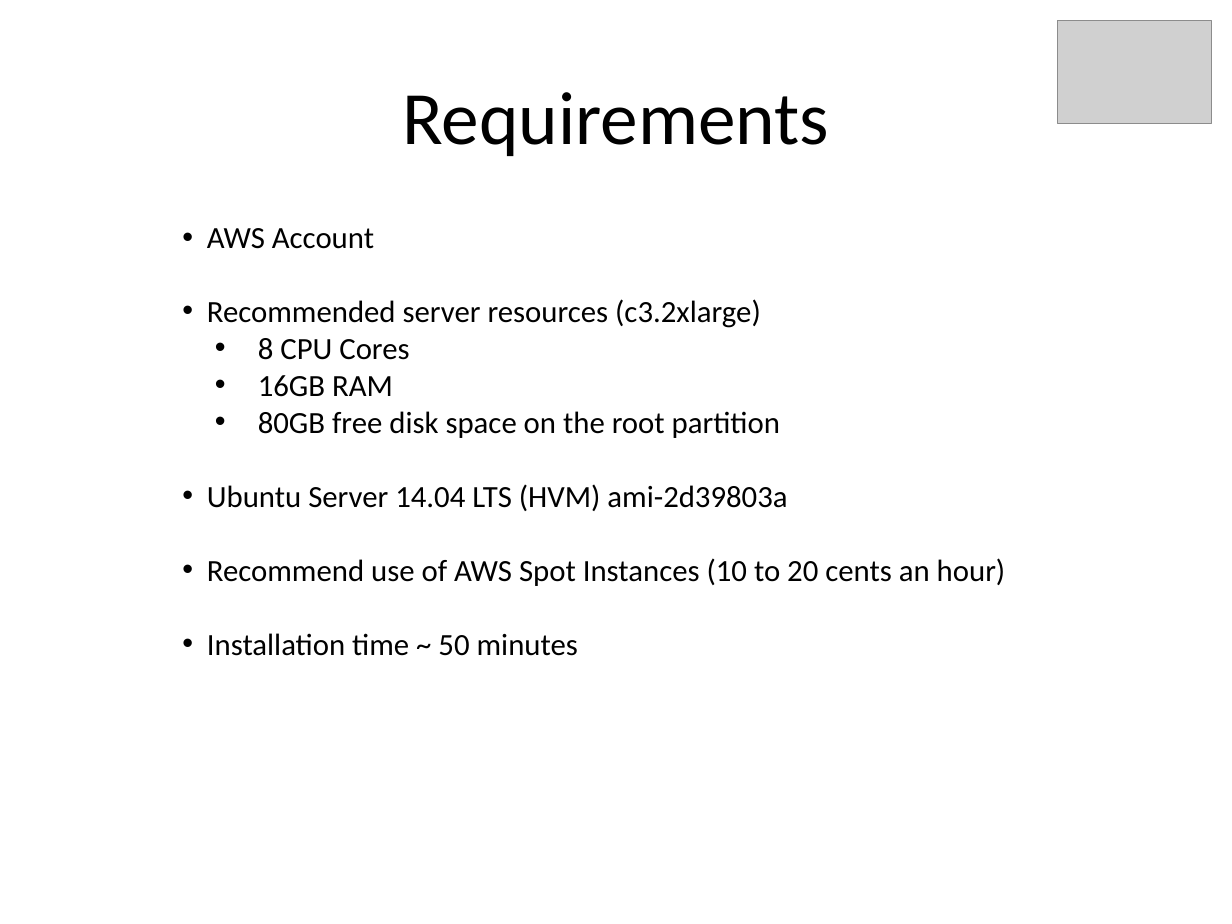
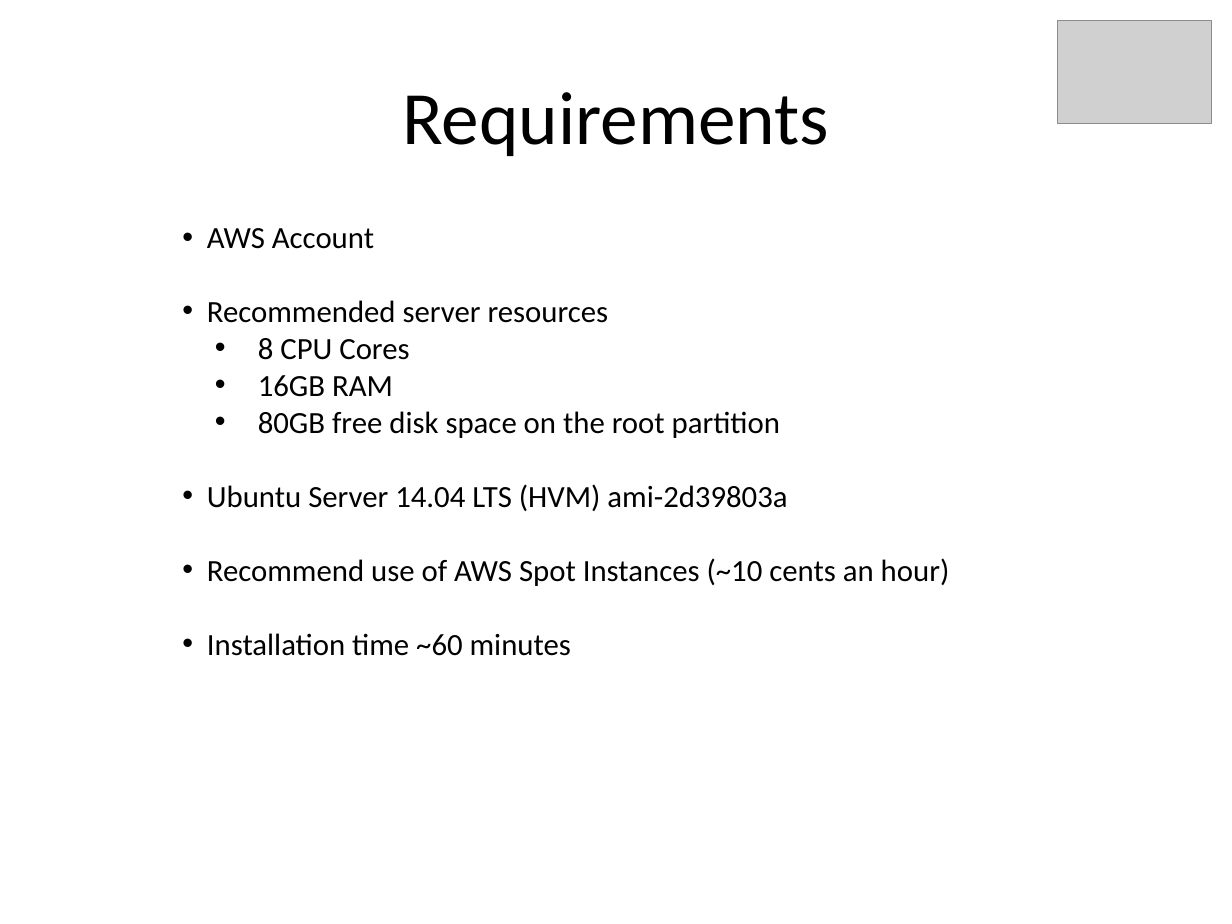
Before and after one commit to kskalvar/openstack-aio-aws, a slide deck: slide 5 of docs/OpenStack-Ansible-AIO-on-AWS-Presentation.pptx. Drawn at 1232x924 pixels with LibreOffice and Linux fonts; fonts in the diff are those of the drawing; grey boxes stand for pictures. Boxes give left, top, right and bottom in pixels: in the first picture for what was removed or moved away, otherwise in the second. Text is boxed around its words. In the diff, an @@ line names an element or a change of style, - is before the commit and + after.

Commit message:
added update slides

```diff
--- a/docs/OpenStack-Ansible-AIO-on-AWS-Presentation.pptx
+++ b/docs/OpenStack-Ansible-AIO-on-AWS-Presentation.pptx
@@ text at [207,300,609,323]: text changed @@
-• Recommended server resources (c3.2xlarge)
+• Recommended server resources
@@ text at [207,558,950,656]: text changed @@
-• Recommend use of AWS Spot Instances (10 to 20 cents an hour)
-• Installation time ~ 50 minutes
+• Recommend use of AWS Spot Instances (~10 cents an hour)
+• Installation time ~60 minutes
```
Also in this commit, not shown: 6 other slides changed, 1 other file.
